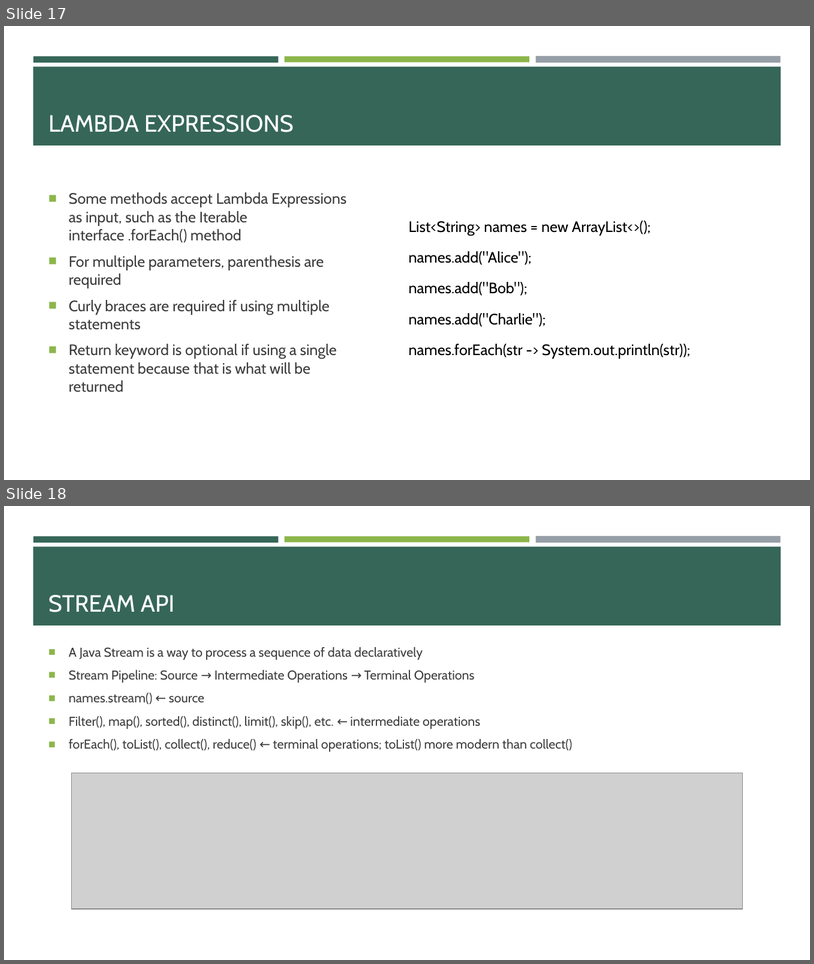
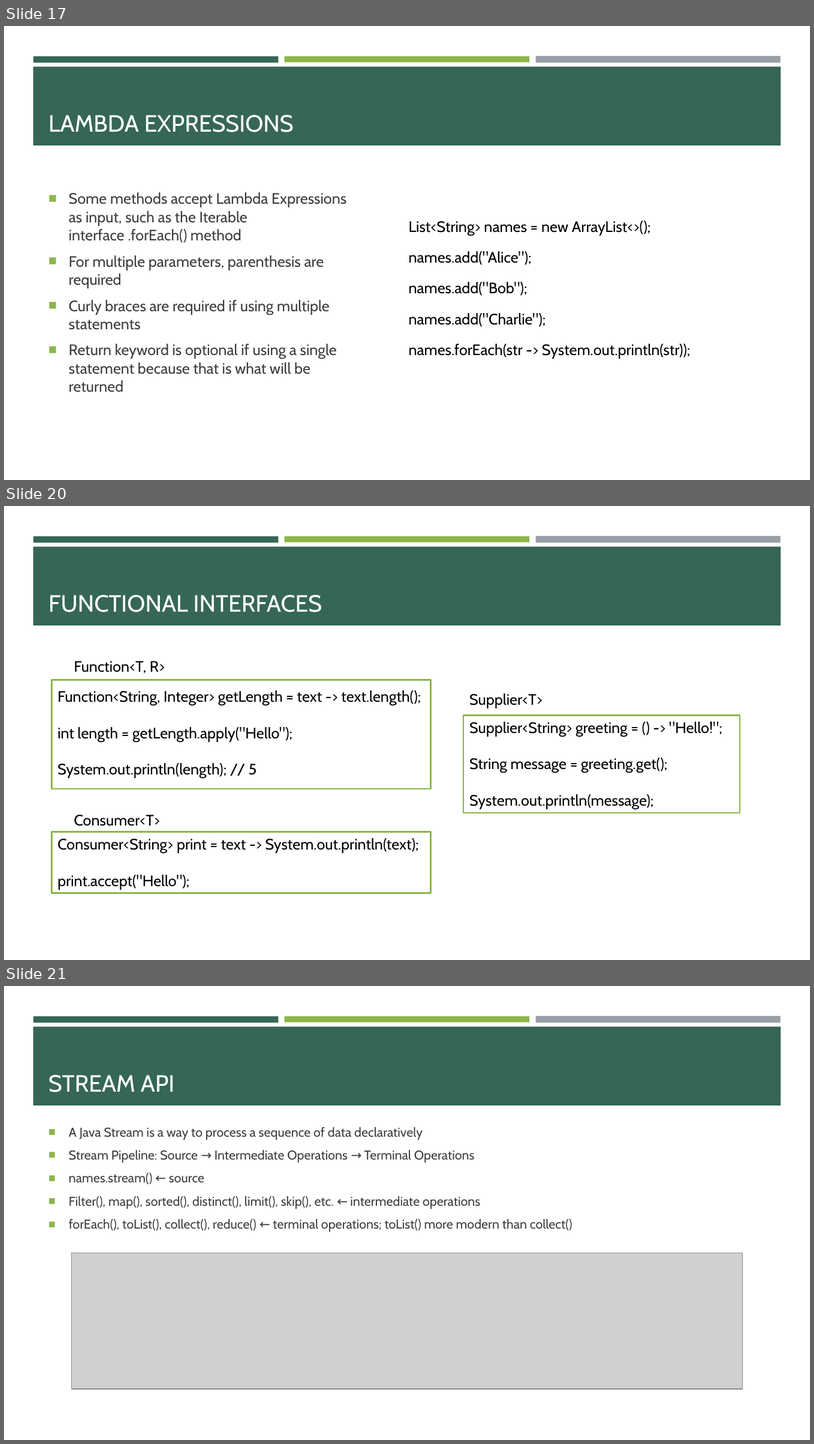
Before and after one commit to e-m-wilson/java-fs, a slide deck: Week_4/Advanced_Java_Design_Patterns_&_JDBC.pptx. Shown one above the other, each under a label of ours: slides 17 and 18 before the commit, slides 17, 20 and 21 after it; the slides between them are not shown. The pictures are 814x964 and 814x1444 pixels, drawn with LibreOffice and Linux fonts; fonts in the diff are those of the drawing; grey boxes stand for pictures. Boxes give left, top, right and bottom in pixels: in the first picture for what was removed or moved away, otherwise in the second. Text is boxed around its words. In the diff, an @@ line names an element or a change of style, - is before the commit and + after.

```diff
--- a/Week_4/Advanced_Java_Design_Patterns_&_JDBC.pptx
+++ b/Week_4/Advanced_Java_Design_Patterns_&_JDBC.pptx
@@ slide 20 added at (x1=4, y1=506, x2=810, y2=960), background #FFFFFF; not listed: 4 template elements that a slide beside it also shows @@
@@ title added at (x1=48, y1=595, x2=323, y2=612), 28 pt, text #FFFFFF @@
+FUNCTIONAL INTERFACES
@@ text added at (x1=74, y1=661, x2=165, y2=673), 18 pt, text #000000 @@
+Function<T, R>
@@ rectangle added at (x1=52, y1=679, x2=431, y2=789), outline #8CB64A 1.75 pt @@
@@ text added at (x1=57, y1=690, x2=421, y2=778), 18 pt, text #000000 @@
+Function<String, Integer> getLength = text -> text.length();
+int length = getLength.apply("Hello");
+System.out.println(length); // 5
@@ text added at (x1=470, y1=693, x2=543, y2=708), 18 pt, text #000000 @@
+Supplier<T>
@@ rectangle added at (x1=464, y1=715, x2=740, y2=813), outline #8CB64A 1.75 pt @@
@@ text added at (x1=470, y1=721, x2=723, y2=809), 18 pt, text #000000 @@
+Supplier<String> greeting = () -> "Hello!";
+String message = greeting.get();
+System.out.println(message);
@@ text added at (x1=74, y1=814, x2=161, y2=826), 18 pt, text #000000 @@
+Consumer<T>
@@ rectangle added at (x1=52, y1=831, x2=431, y2=892), outline #8CB64A 1.75 pt @@
@@ text added at (x1=57, y1=838, x2=419, y2=889), 18 pt, text #000000 @@
+Consumer<String> print = text -> System.out.println(text);
+print.accept("Hello");
@@ what was slide 18 is now slide 21 @@
```
Also in this commit, not shown: 2 other slides added, 4 other files.
